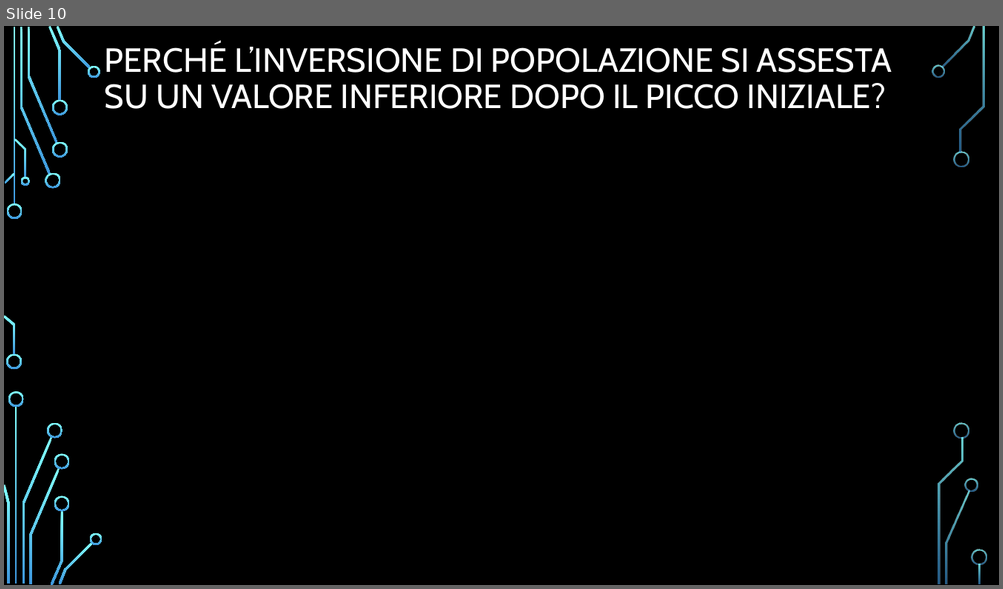
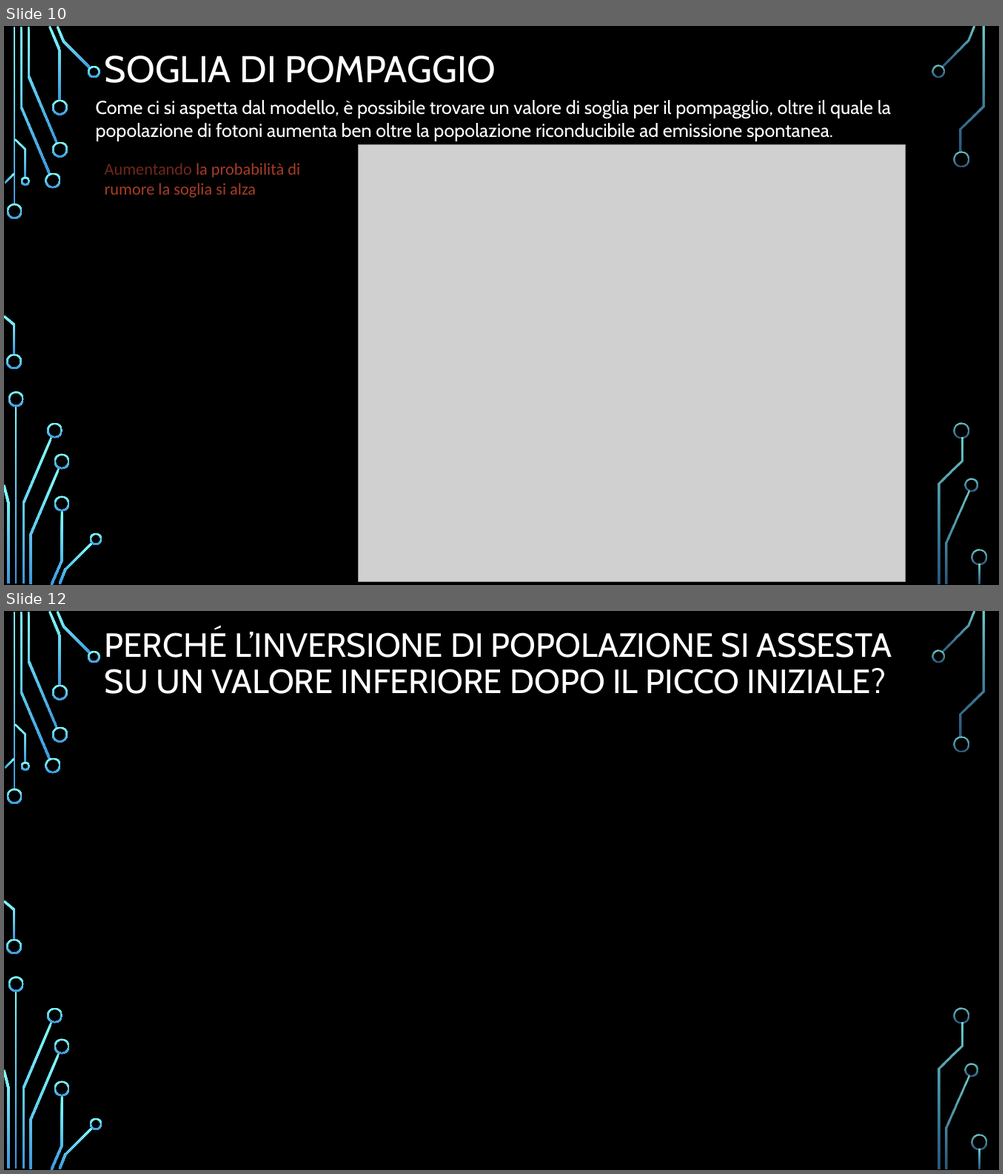
Before and after one commit to Frank01001/LASER-Dynamics-Simulation, a slide deck: Presentation/PresentazioneDispositivi.pptx. Shown one above the other, each under a label of ours: slide 10 before the commit, slides 10 and 12 after it; the slides between them are not shown. The pictures are 1003x589 and 1003x1174 pixels, drawn with LibreOffice and Linux fonts; fonts in the diff are those of the drawing; grey boxes stand for pictures; background and template pictures are left out. Boxes give left, top, right and bottom in pixels: in the first picture for what was removed or moved away, otherwise in the second. Text is boxed around its words. In the diff, an @@ line names an element or a change of style, - is before the commit and + after.

Commit message:
Updated presentation and added a new figure

```diff
--- a/Presentation/PresentazioneDispositivi.pptx
+++ b/Presentation/PresentazioneDispositivi.pptx
@@ slide 10 added at <box>4,26,999,585</box>, background picture (left out); not listed: 36 template elements that a slide beside it also shows @@
@@ title added at <box>105,56,495,83</box>, 36 pt, text #FFFFFF @@
+SOGLIA DI POMPAGGIO
@@ text added at <box>96,100,891,141</box>, 18 pt, text #FFFFFF @@
+Come ci si aspetta dal modello, è possibile trovare un valore di soglia per il pompagglio, oltre il quale la popolazione di fotoni aumenta ben oltre la popolazione riconducibile ad emissione spontanea.
@@ picture added at <box>358,145,905,582</box> @@
@@ text added at <box>105,163,300,198</box>, 16 pt, text #A83D27 @@
+Aumentando la probabilità di rumore la soglia si alza
@@ what was slide 10 is now slide 12 @@
```
Also in this commit, not shown: 7 slides changed, 2 other slides added, 1 other file.
